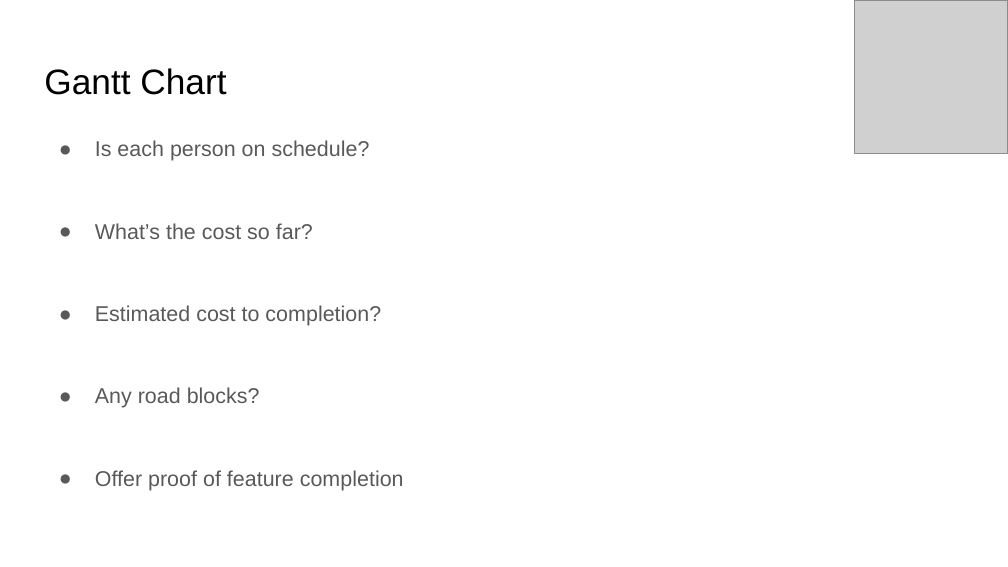
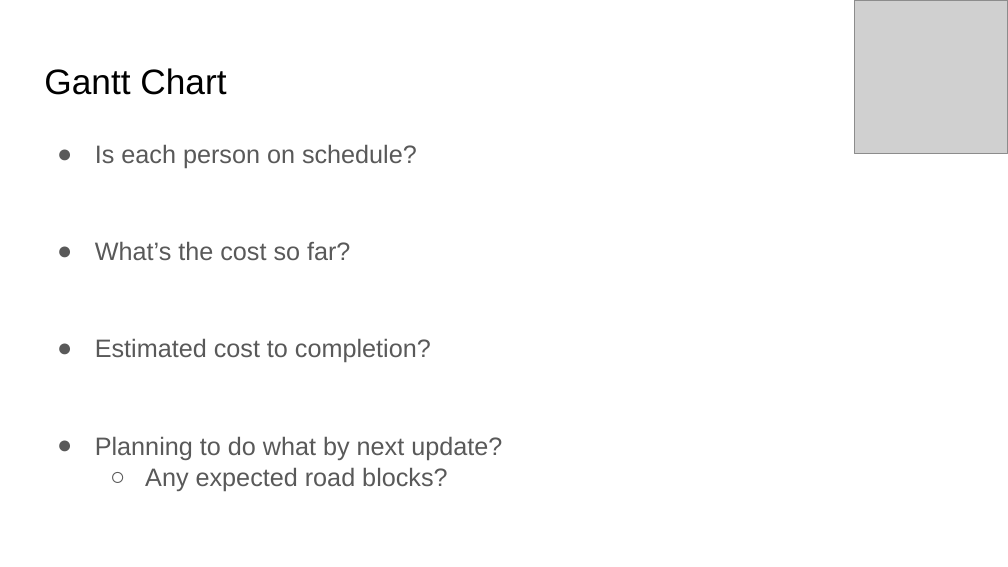
Before and after one commit to 3khoin/CS383Spring2022, a slide deck: slide 5 of doc/presentations/SW Engineering_ Minimum Viable Product Presentation.pptx. Drawn at 1008x567 pixels with LibreOffice and Linux fonts; fonts in the diff are those of the drawing; grey boxes stand for pictures. Boxes give left, top, right and bottom in pixels: in the first picture for what was removed or moved away, otherwise in the second. Text is boxed around its words. In the diff, an @@ line names an element or a change of style, - is before the commit and + after.

Commit message:
most recent minimum viable product presentation

```diff
--- a/doc/presentations/SW Engineering_ Minimum Viable Product Presentation.pptx
+++ b/doc/presentations/SW Engineering_ Minimum Viable Product Presentation.pptx
@@ text at <box>95,144,431,362</box>: size 15.3 to 18 pt in "Is each person on schedule?", "What’s the cost so far?", "Estimated cost to completion?"; indent changed; line spacing 0.95 to 1.05 @@
@@ text at <box>95,436,502,491</box>: text changed; size 15.3 to 18 pt @@
-● Any road blocks?
-● Offer proof of feature completion
+● Planning to do what by next update?
+  ○ Any expected road blocks?
```
